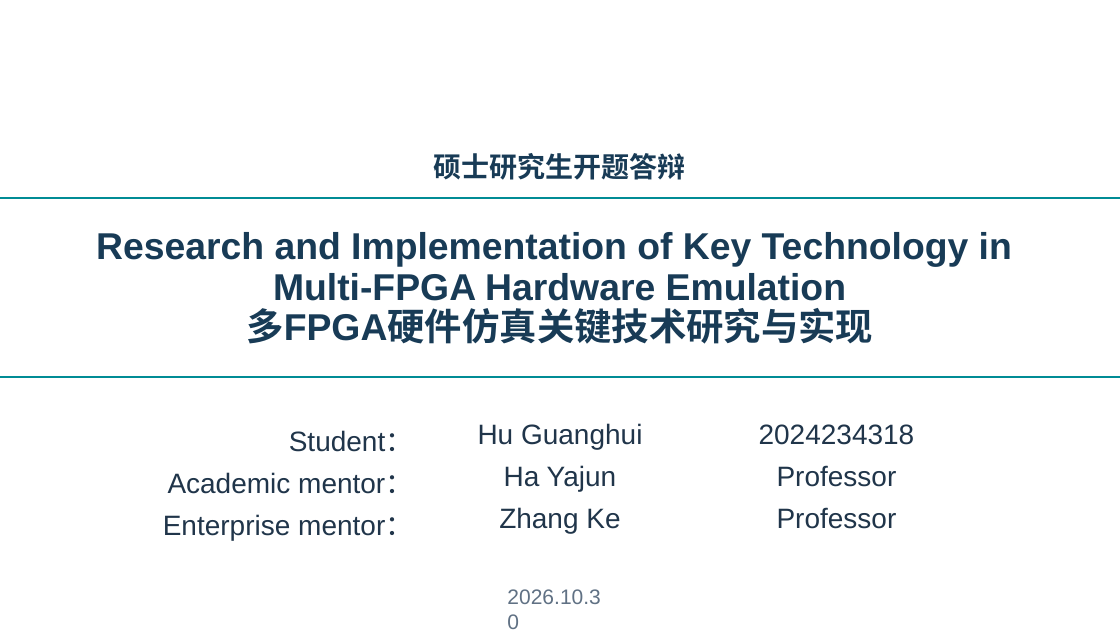
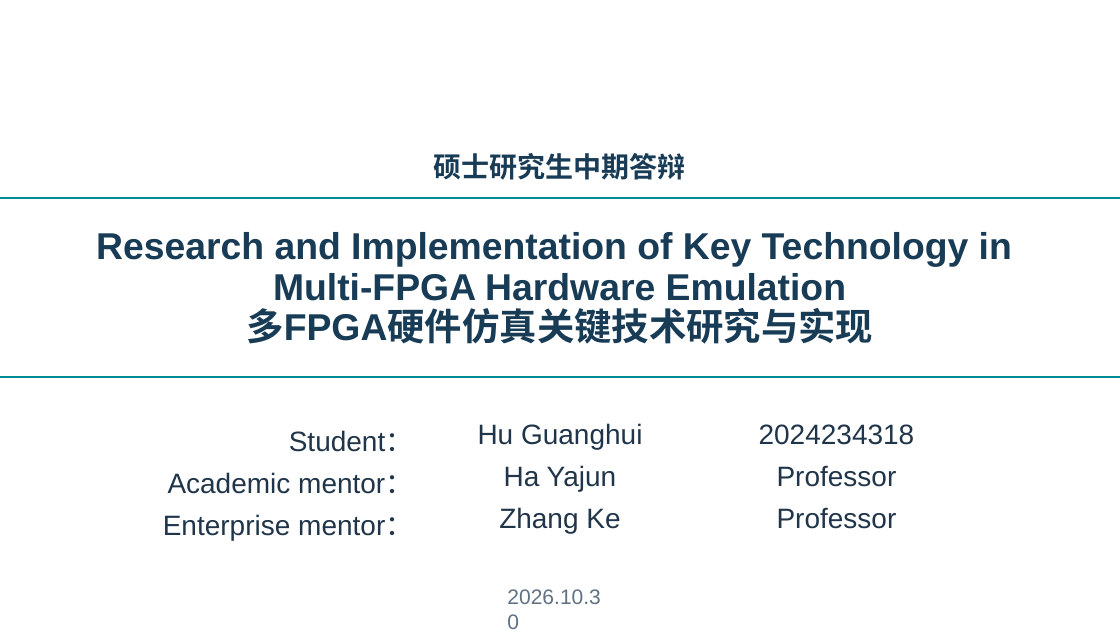
Before and after one commit to euphgh/shtthesis, a slide deck: slide 1 of pptx/midterm/REMUS_Midterm_Final.pptx. Drawn at 1120x630 pixels with LibreOffice and Linux fonts; fonts in the diff are those of the drawing; background and template pictures are left out. Boxes give left, top, right and bottom in pixels: in the first picture for what was removed or moved away, otherwise in the second. Text is boxed around its words. In the diff, an @@ line names an element or a change of style, - is before the commit and + after.

```diff
--- a/pptx/midterm/REMUS_Midterm_Final.pptx
+++ b/pptx/midterm/REMUS_Midterm_Final.pptx
@@ text at bbox=[434, 153, 686, 180]: text changed @@
-硕士研究生开题答辩
+硕士研究生中期答辩
```
Also in this commit, not shown: 12 other slides changed.
